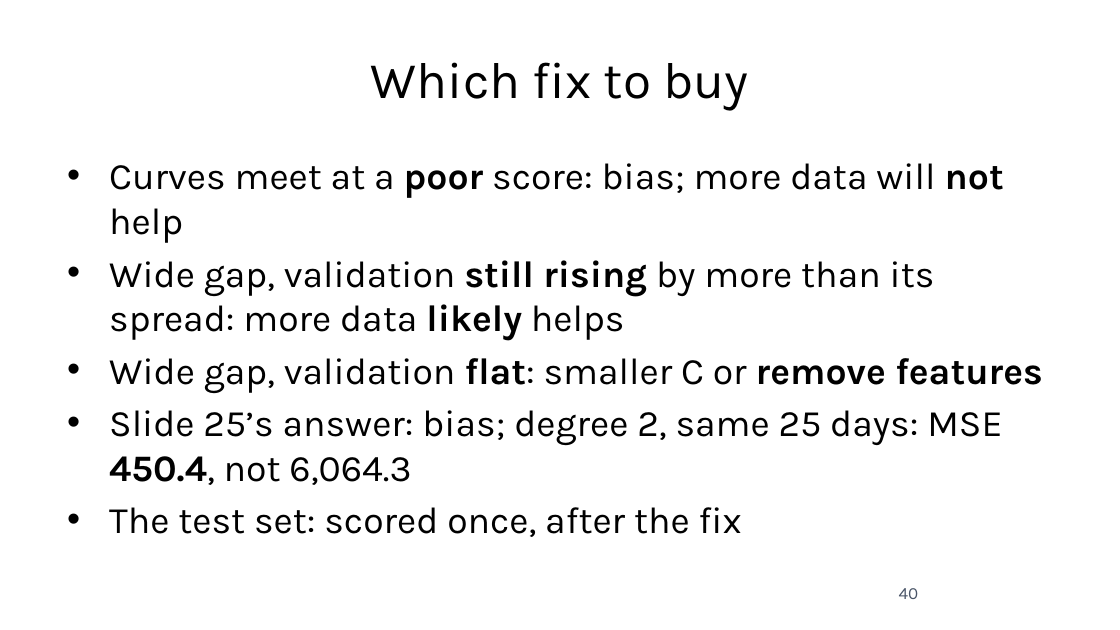
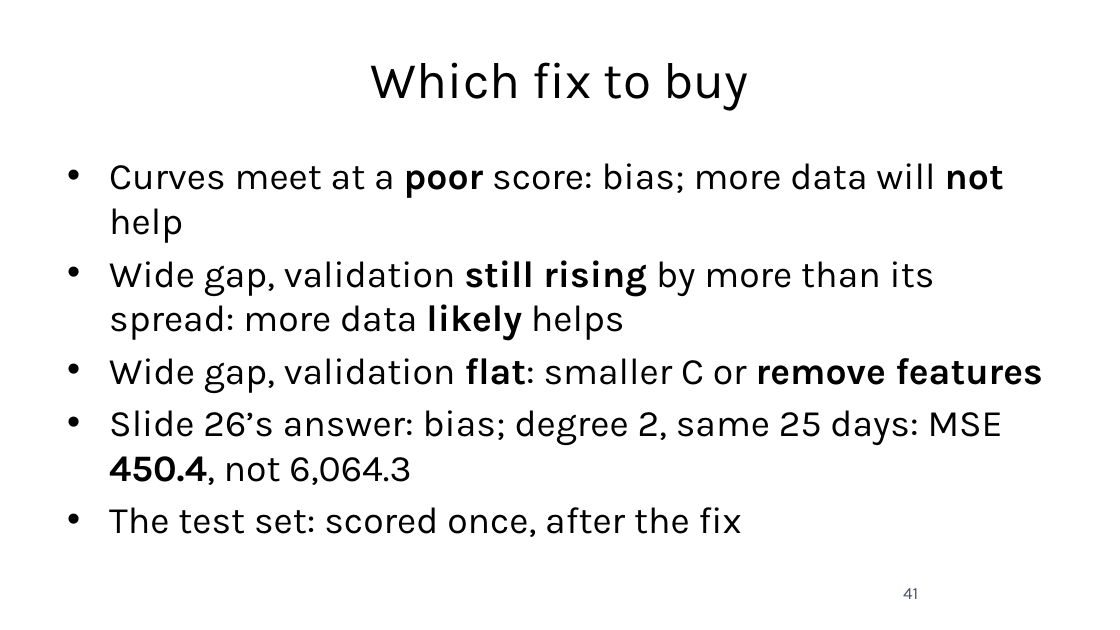
Before and after one commit to fabioantonini/technologies-for-artificial-intelligence, a slide deck: slide 41 of Lessons/05_experimental_methodology/Slides/experimental_methodology_slides.pptx (slide 40 before the commit). Drawn at 1120x630 pixels with LibreOffice and Linux fonts; fonts in the diff are those of the drawing; background and template pictures are left out. Boxes give left, top, right and bottom in pixels: in the first picture for what was removed or moved away, otherwise in the second. Text is boxed around its words. In the diff, an @@ line names an element or a change of style, - is before the commit and + after.

```diff
--- a/Lessons/05_experimental_methodology/Slides/experimental_methodology_slides.pptx
+++ b/Lessons/05_experimental_methodology/Slides/experimental_methodology_slides.pptx
@@ text at box(109, 410, 1003, 485): text changed @@
-• Slide 25’s answer: bias; degree 2, same 25 days: MSE 450.4, not 6,064.3
+• Slide 26’s answer: bias; degree 2, same 25 days: MSE 450.4, not 6,064.3
@@ page number at box(903, 588, 918, 599): text changed @@
-40
+41
```
Also in this commit, not shown: 4 other slides changed, 3 slides added, 15 other files.
